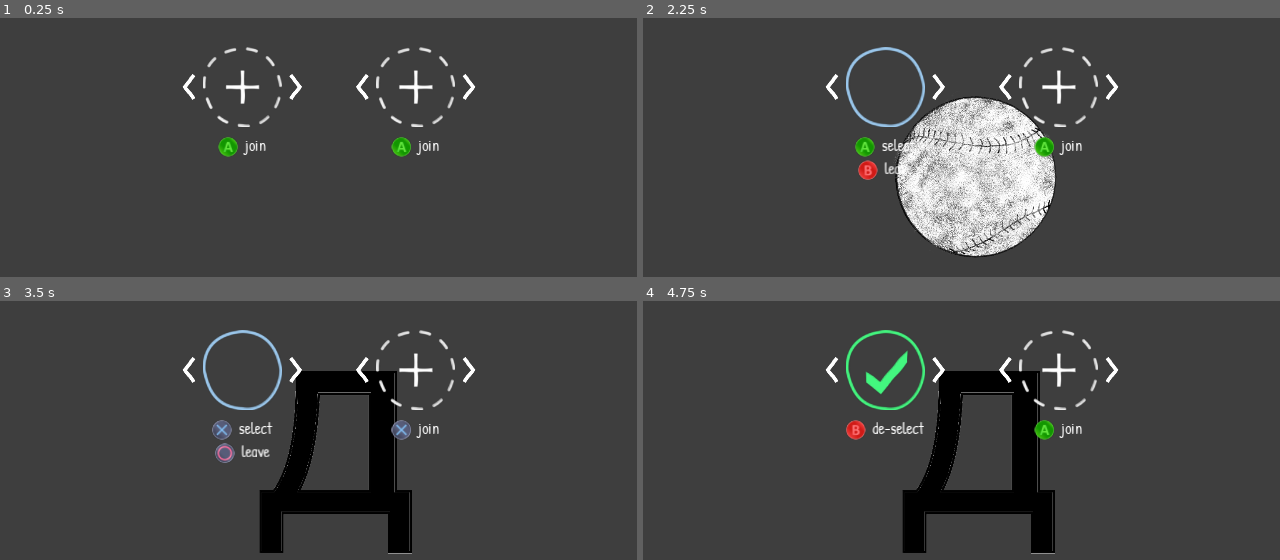
Above: before the commit, frames 1-4 (two rows, left to right).
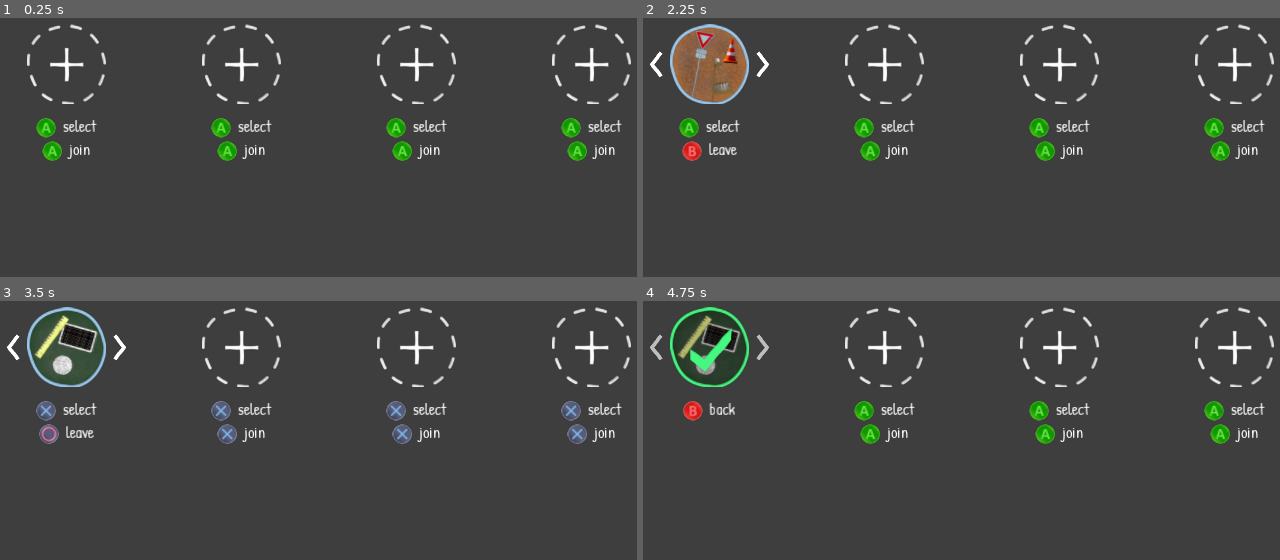
Above: after the commit, the same moments.

Repository: Giildo/game-jam-2023
Game: Godot game, scene res://lobby/lobby.tscn
Same seed, same stepped clock (60 frames per second), same inputs: the game is played once before the commit and once after it. This scene is started directly instead of the project's main scene. The engine's default icon, where the game draws it, is replaced by a stand-in: a white triangle on a blue panel in a dark square.
Inputs (mouse positions are in pixels of both pictures, inside the frame that each line leads up to):
- Up to frame 1 (0.25 s): no input
- Up to frame 2 (2.25 s): click (834, 87) at 0.52 s; click (936, 87) at 1.27 s; tap Enter at 2 s; hold Right (p1_right) from 2.03 s (still down)
- Up to frame 3 (3.5 s): tap Space at 2.75 s; release Right (p1_right) at 2.78 s; hold Left (p1_left) from 2.78 s (still down)
- Up to frame 4 (4.75 s): tap Enter at 3.5 s; release Left (p1_left) at 3.53 s; hold Right (p1_right) from 3.53 s (still down)

The runs differ from the first frame. In frame 1, 5.2% of the frame differs, in the area x 4-100%, y 2-56%; in frame 2, 20%, in the area x 1-100%, y 2-93%; in frame 3, 14%; in frame 4, 15%.

Commit message:
finished lobby

Diff:
--- /dev/null
+++ b/lobby/icons/buttons/start_icon.tres
@@ -0,0 +1,12 @@
+[gd_resource type="AnimatedTexture" load_steps=3 format=2]
+
+[ext_resource path="res://lobby/icons/buttons/StartXBox.png" type="Texture" id=1]
+[ext_resource path="res://lobby/icons/buttons/OptionsPS.png" type="Texture" id=2]
+
+[resource]
+flags = 5
+frames = 2
+fps = 1.0
+frame_0/texture = ExtResource( 1 )
+frame_1/texture = ExtResource( 2 )
+frame_1/delay_sec = 0.0
--- a/lobby/lobby.gd
+++ b/lobby/lobby.gd
@@ -1,19 +1,50 @@
 extends Control
 
 var players: Array = []
+
+signal game_start_requested(characters)
+
+var players_count = 0
+var can_play = false
+
+
+func _input(event):
+	if event is InputEventJoypadButton and event.is_pressed() and not event.is_echo():
+		if event.button_index == JOY_START and can_play and visible:
+			start_game()
+
 
 func _ready():
 	players = $Players.get_children()
 	for p in players:
 		p.connect("type_selected", self, "_on_player_selection")
 		p.connect("type_deselected", self, "_on_player_deselection")
-
+	_update_play_status()
 
 func _on_player_selection(type):
+	players_count += 1
 	for p in players:
 		(p as PlayerIcon).set_type_available(type, false)
+	_update_play_status()
 
 
 func _on_player_deselection(type):
+	players_count -= 1
 	for p in players:
 		(p as PlayerIcon).set_type_available(type, true)
+	_update_play_status()
+
+
+func _update_play_status():
+	print(players_count)
+	can_play = (players_count >= 2)
+	$PlayTooltip.visible = can_play
+
+
+func start_game():
+	var characters = []
+	for p in players:
+		characters.append((p.selected_type))
+
+	emit_signal("game_start_requested", characters)
+	hide()
--- a/lobby/lobby.tscn
+++ b/lobby/lobby.tscn
@@ -1,7 +1,60 @@
-[gd_scene load_steps=3 format=2]
+[gd_scene load_steps=8 format=2]
 
 [ext_resource path="res://lobby/lobby.gd" type="Script" id=1]
 [ext_resource path="res://lobby/player_icon.tscn" type="PackedScene" id=2]
+[ext_resource path="res://lobby/PatrickHand-Regular.ttf" type="DynamicFontData" id=3]
+[ext_resource path="res://lobby/icons/buttons/start_icon.tres" type="Texture" id=4]
+
+[sub_resource type="DynamicFont" id=3]
+size = 80
+use_mipmaps = true
+use_filter = true
+extra_spacing_top = -8
+font_data = ExtResource( 3 )
+
+[sub_resource type="Animation" id=1]
+resource_name = "Blink"
+length = 2.0
+loop = true
+tracks/0/type = "value"
+tracks/0/path = NodePath(".:modulate")
+tracks/0/interp = 1
+tracks/0/loop_wrap = true
+tracks/0/imported = false
+tracks/0/enabled = true
+tracks/0/keys = {
+"times": PoolRealArray( 0, 1 ),
+"transitions": PoolRealArray( -2, -2 ),
+"update": 0,
+"values": [ Color( 1, 1, 1, 1 ), Color( 1, 1, 1, 0 ) ]
+}
+
+[sub_resource type="Animation" id=2]
+length = 0.001
+tracks/0/type = "value"
+tracks/0/path = NodePath("MarginContainer/Label:modulate")
+tracks/0/interp = 1
+tracks/0/loop_wrap = true
+tracks/0/imported = false
+tracks/0/enabled = true
+tracks/0/keys = {
+"times": PoolRealArray( 0 ),
+"transitions": PoolRealArray( 1 ),
+"update": 0,
+"values": [ Color( 1, 1, 1, 1 ) ]
+}
+tracks/1/type = "value"
+tracks/1/path = NodePath(".:modulate")
+tracks/1/interp = 1
+tracks/1/loop_wrap = true
+tracks/1/imported = false
+tracks/1/enabled = true
+tracks/1/keys = {
+"times": PoolRealArray( 0 ),
+"transitions": PoolRealArray( 1 ),
+"update": 0,
+"values": [ Color( 1, 1, 1, 1 ) ]
+}
 
 [node name="Lobby" type="Control"]
 anchor_right = 1.0
@@ -18,19 +71,68 @@
 anchor_top = 0.5
 anchor_right = 0.5
 anchor_bottom = 0.5
-margin_left = -768.0
-margin_top = -161.0
-margin_right = 768.0
-margin_bottom = 161.0
-custom_constants/separation = 128
+margin_left = -892.0
+margin_top = -223.0
+margin_right = 892.0
+margin_bottom = 127.0
+rect_pivot_offset = Vector2( 897, 153 )
+custom_constants/separation = 70
 alignment = 1
 
 [node name="P1" parent="Players" instance=ExtResource( 2 )]
-margin_left = 416.0
-margin_right = 704.0
-margin_bottom = 326.0
+margin_left = 87.0
+margin_right = 437.0
+margin_bottom = 350.0
 
 [node name="P2" parent="Players" instance=ExtResource( 2 )]
-margin_left = 832.0
-margin_right = 1120.0
-margin_bottom = 326.0
+margin_left = 507.0
+margin_right = 857.0
+margin_bottom = 350.0
+
+[node name="P3" parent="Players" instance=ExtResource( 2 )]
+margin_left = 927.0
+margin_right = 1277.0
+margin_bottom = 350.0
+
+[node name="P4" parent="Players" instance=ExtResource( 2 )]
+margin_left = 1347.0
+margin_right = 1697.0
+margin_bottom = 350.0
+
+[node name="PlayTooltip" type="HBoxContainer" parent="."]
+anchor_left = 0.5
+anchor_top = 1.0
+anchor_right = 0.5
+anchor_bottom = 1.0
+margin_left = -257.0
+margin_top = -222.0
+margin_right = 257.0
+margin_bottom = -94.0
+custom_constants/separation = 22
+alignment = 1
+
+[node name="TextureRect" type="TextureRect" parent="PlayTooltip"]
+margin_right = 128.0
+margin_bottom = 128.0
+rect_min_size = Vector2( 128, 128 )
+texture = ExtResource( 4 )
+expand = true
+stretch_mode = 6
+
+[node name="MarginContainer" type="MarginContainer" parent="PlayTooltip"]
+margin_left = 150.0
+margin_right = 514.0
+margin_bottom = 128.0
+custom_constants/margin_top = 16
+
+[node name="Label" type="Label" parent="PlayTooltip/MarginContainer"]
+margin_top = 21.0
+margin_right = 364.0
+margin_bottom = 122.0
+custom_fonts/font = SubResource( 3 )
+text = "START GAME"
+
+[node name="AnimationPlayer" type="AnimationPlayer" parent="PlayTooltip"]
+autoplay = "Blink"
+anims/Blink = SubResource( 1 )
+anims/RESET = SubResource( 2 )
--- a/lobby/player_icon.gd
+++ b/lobby/player_icon.gd
@@ -12,14 +12,14 @@
 var player_id = null
 var is_assigned = false setget _set_assigned
 var is_selected = false setget _set_selected
-var selected_index = 0
+var selected_type = 0
 
 var types = {
-	Spawner.CharactersType.BUILDER: {'texture': preload("res://blocs/student/ball.png"), 'available': true},
-	Spawner.CharactersType.DOCTOR: {'texture': preload("res://blocs/student/ruler.png"), 'available': true},
-	Spawner.CharactersType.GAMER: {'texture': preload("res://blocs/translator/4.png"), 'available': true},
-	Spawner.CharactersType.STUDENT: {'texture': preload("res://blocs/translator/d.png"), 'available': true},
-	Spawner.CharactersType.TRANSLATOR: {'texture': preload("res://blocs/translator/m.png"), 'available': true},
+	Spawner.CharactersType.BUILDER: {'texture': preload("res://lobby/icons/characters/Builder.png"), 'available': true},
+	Spawner.CharactersType.DOCTOR: {'texture': preload("res://lobby/icons/characters/Doctor.png"), 'available': true},
+	Spawner.CharactersType.GAMER: {'texture': preload("res://lobby/icons/characters/Gamer.png"), 'available': true},
+	Spawner.CharactersType.STUDENT: {'texture': preload("res://lobby/icons/characters/Student.png"), 'available': true},
+	Spawner.CharactersType.TRANSLATOR: {'texture': preload("res://lobby/icons/characters/Translator.png"), 'available': true},
 }
 
 signal type_selected(type)
@@ -29,14 +29,16 @@
 func _ready():
 	_set_selected(false)
 	_set_assigned(false)
+	_update_type_icon()
 	player_id = get_index() + 1
 
 
 func _input(event: InputEvent):
-	if event.is_pressed():
+	if event.is_pressed() and not event.is_echo():
 		if event.is_action("p%d_accept" % player_id):
 			if is_assigned:
-				_set_selected(true)
+				if types[selected_type].available:
+					_set_selected(true)
 			else:
 				_set_assigned(true)
 		elif event.is_action("p%d_back" % player_id):
@@ -47,20 +49,35 @@
 
 		if is_assigned and not is_selected:
 			if event.is_action("p%d_left" % player_id):
-				selected_index = (selected_index - 1 + types.size()) % types.size()
+				selected_type = (selected_type - 1 + types.size()) % types.size()
+				$HBoxContainer/AnimationPlayer.root_node = $HBoxContainer/Left.get_path()
 				_update_type()
 			elif event.is_action("p%d_right" % player_id):
-				selected_index = (selected_index + 1) % types.size()
+				selected_type = (selected_type + 1) % types.size()
+				$HBoxContainer/AnimationPlayer.root_node = $HBoxContainer/Right.get_path()
 				_update_type()
 
 
 func set_type_available(type, is_available):
 	types[type].available = is_available
+	_update_type_icon()
 
 
 func _update_type():
-	$HBoxContainer/Icon/Character.texture = types[selected_index].texture
-	$HBoxContainer/Icon.texture = icon_select if types[selected_index].available else icon_invalid
+	$HBoxContainer/AnimationPlayer.play("Stretch")
+	$HBoxContainer/Icon/Character/AnimationPlayer.play("Fade")
+
+
+func _update_type_icon():
+	$HBoxContainer/Icon/Character.texture = types[selected_type].texture
+	$Tooltips/TooltipSelect.visible = true
+	if is_assigned:
+		if is_selected:
+			$HBoxContainer/Icon.texture = icon_ready
+		else:
+			$HBoxContainer/Icon.texture = icon_select if types[selected_type].available else icon_invalid
+			$HBoxContainer/Icon/Character.self_modulate = Color.white if types[selected_type].available else Color.gray
+			$Tooltips/TooltipSelect.visible = types[selected_type].available
 
 func _set_assigned(value: bool):
 	$HBoxContainer/Icon.texture = icon_select if value else icon_join
@@ -68,17 +85,26 @@
 	$Tooltips/TooltipJoin/Buttons.texture = back_icon if value else ok_icon
 	$Tooltips/TooltipJoin/Label.text = "leave" if value else "join"
 	$Tooltips/TooltipSelect.visible = value
+	$HBoxContainer/Left.visible = value
+	$HBoxContainer/Right.visible = value
 	is_assigned = value
-
+	_update_type_icon()
 
 func _set_selected(value: bool):
 	$HBoxContainer/Icon.texture = icon_ready if value else icon_select
 	$Tooltips/TooltipSelect/Buttons.texture = back_icon if value else ok_icon
-	$Tooltips/TooltipSelect/Label.text = "de-select" if value else "select"
+	$Tooltips/TooltipSelect/Label.text = "back" if value else "select"
 	$Tooltips/TooltipJoin.visible = not value
 	is_selected = value
 
+
 	if value:
-		emit_signal("type_selected", selected_index)
+		$HBoxContainer/Icon/Character.self_modulate = Color.gray
+		$HBoxContainer/Left.modulate = Color.gray
+		$HBoxContainer/Right.modulate = Color.gray
+		emit_signal("type_selected", selected_type)
 	else:
-		emit_signal("type_selected", selected_index)
+		$HBoxContainer/Icon/Character.self_modulate = Color.white
+		$HBoxContainer/Left.modulate = Color.white
+		$HBoxContainer/Right.modulate = Color.white
+		emit_signal("type_deselected", selected_type)
--- a/lobby/player_icon.tscn
+++ b/lobby/player_icon.tscn
@@ -1,7 +1,7 @@
-[gd_scene load_steps=11 format=2]
+[gd_scene load_steps=15 format=2]
 
 [ext_resource path="res://gui/assets/font_32.tres" type="DynamicFont" id=1]
-[ext_resource path="res://icon.png" type="Texture" id=2]
+[ext_resource path="res://lobby/icons/characters/Builder.png" type="Texture" id=2]
 [ext_resource path="res://lobby/arrow.png" type="Texture" id=3]
 [ext_resource path="res://lobby/player_icon.gd" type="Script" id=5]
 [ext_resource path="res://lobby/icons/buttons/back_icon.tres" type="Texture" id=6]
@@ -11,11 +11,140 @@
 [ext_resource path="res://lobby/icons/IconeInvalid.png" type="Texture" id=10]
 [ext_resource path="res://lobby/icons/IconeJoin.png" type="Texture" id=11]
 
+[sub_resource type="Animation" id=1]
+resource_name = "Fade"
+length = 0.2
+tracks/0/type = "value"
+tracks/0/path = NodePath(".:modulate")
+tracks/0/interp = 1
+tracks/0/loop_wrap = true
+tracks/0/imported = false
+tracks/0/enabled = true
+tracks/0/keys = {
+"times": PoolRealArray( 0, 0.1, 0.2 ),
+"transitions": PoolRealArray( -2, -2, -2 ),
+"update": 0,
+"values": [ Color( 1, 1, 1, 1 ), Color( 1, 1, 1, 0 ), Color( 1, 1, 1, 1 ) ]
+}
+tracks/1/type = "method"
+tracks/1/path = NodePath("../../..")
+tracks/1/interp = 1
+tracks/1/loop_wrap = true
+tracks/1/imported = false
+tracks/1/enabled = true
+tracks/1/keys = {
+"times": PoolRealArray( 0.1 ),
+"transitions": PoolRealArray( 1 ),
+"values": [ {
+"args": [  ],
+"method": "_update_type_icon"
+} ]
+}
+tracks/2/type = "value"
+tracks/2/path = NodePath(".:rect_scale")
+tracks/2/interp = 1
+tracks/2/loop_wrap = true
+tracks/2/imported = false
+tracks/2/enabled = true
+tracks/2/keys = {
+"times": PoolRealArray( 0, 0.1, 0.2 ),
+"transitions": PoolRealArray( 2, 0.5, 1 ),
+"update": 0,
+"values": [ Vector2( 1, 1 ), Vector2( 0, 0 ), Vector2( 1, 1 ) ]
+}
+
+[sub_resource type="Animation" id=2]
+length = 0.001
+tracks/0/type = "value"
+tracks/0/path = NodePath(".:modulate")
+tracks/0/interp = 1
+tracks/0/loop_wrap = true
+tracks/0/imported = false
+tracks/0/enabled = true
+tracks/0/keys = {
+"times": PoolRealArray( 0 ),
+"transitions": PoolRealArray( 1 ),
+"update": 0,
+"values": [ Color( 1, 1, 1, 1 ) ]
+}
+tracks/1/type = "value"
+tracks/1/path = NodePath(".:rect_scale")
+tracks/1/interp = 1
+tracks/1/loop_wrap = true
+tracks/1/imported = false
+tracks/1/enabled = true
+tracks/1/keys = {
+"times": PoolRealArray( 0 ),
+"transitions": PoolRealArray( 1 ),
+"update": 0,
+"values": [ Vector2( 1, 1 ) ]
+}
+
+[sub_resource type="Animation" id=3]
+length = 0.001
+tracks/0/type = "value"
+tracks/0/path = NodePath(".:rect_scale")
+tracks/0/interp = 1
+tracks/0/loop_wrap = true
+tracks/0/imported = false
+tracks/0/enabled = true
+tracks/0/keys = {
+"times": PoolRealArray( 0 ),
+"transitions": PoolRealArray( 1 ),
+"update": 0,
+"values": [ Vector2( 1, 1 ) ]
+}
+tracks/1/type = "bezier"
+tracks/1/path = NodePath(".:rect_scale:x")
+tracks/1/interp = 1
+tracks/1/loop_wrap = true
+tracks/1/imported = false
+tracks/1/enabled = true
+tracks/1/keys = {
+"points": PoolRealArray( 1, -0.25, 0, 0.25, 0 ),
+"times": PoolRealArray( 0 )
+}
+tracks/2/type = "bezier"
+tracks/2/path = NodePath(".:rect_scale:y")
+tracks/2/interp = 1
+tracks/2/loop_wrap = true
+tracks/2/imported = false
+tracks/2/enabled = true
+tracks/2/keys = {
+"points": PoolRealArray( 1, -0.25, 0, 0.25, 0 ),
+"times": PoolRealArray( 0 )
+}
+
+[sub_resource type="Animation" id=4]
+resource_name = "Stretch"
+length = 0.2
+step = 0.05
+tracks/0/type = "bezier"
+tracks/0/path = NodePath(".:rect_scale:x")
+tracks/0/interp = 1
+tracks/0/loop_wrap = true
+tracks/0/imported = false
+tracks/0/enabled = true
+tracks/0/keys = {
+"points": PoolRealArray( 1, -0.25, 0, 0, 2.34086, 1, -0.15, -0.0194939, 0.25, 0 ),
+"times": PoolRealArray( 0, 0.2 )
+}
+tracks/1/type = "bezier"
+tracks/1/path = NodePath(".:rect_scale:y")
+tracks/1/interp = 1
+tracks/1/loop_wrap = true
+tracks/1/imported = false
+tracks/1/enabled = true
+tracks/1/keys = {
+"points": PoolRealArray( 1, -0.25, 0, 0.1, 1.01057, 1, -0.15, 0.01938, 0.25, 0 ),
+"times": PoolRealArray( 0, 0.2 )
+}
+
 [node name="PlayerIcon" type="VBoxContainer"]
 margin_right = 250.0
 margin_bottom = 230.0
-rect_min_size = Vector2( 250, 0 )
-custom_constants/separation = 24
+rect_min_size = Vector2( 350, 350 )
+custom_constants/separation = 32
 alignment = 1
 script = ExtResource( 5 )
 ok_icon = ExtResource( 7 )
@@ -26,22 +155,25 @@
 icon_ready = ExtResource( 9 )
 
 [node name="HBoxContainer" type="HBoxContainer" parent="."]
-margin_right = 288.0
-margin_bottom = 192.0
+margin_top = 8.0
+margin_right = 350.0
+margin_bottom = 200.0
 custom_constants/separation = 16
 alignment = 1
 
 [node name="Left" type="TextureButton" parent="HBoxContainer"]
-margin_right = 32.0
+margin_left = 31.0
+margin_right = 63.0
 margin_bottom = 192.0
 rect_min_size = Vector2( 32, 32 )
+rect_pivot_offset = Vector2( 23, 96 )
 texture_normal = ExtResource( 3 )
 expand = true
 stretch_mode = 5
 
 [node name="Icon" type="TextureRect" parent="HBoxContainer"]
-margin_left = 48.0
-margin_right = 240.0
+margin_left = 79.0
+margin_right = 271.0
 margin_bottom = 192.0
 rect_min_size = Vector2( 192, 192 )
 texture = ExtResource( 11 )
@@ -49,39 +181,50 @@
 stretch_mode = 6
 
 [node name="Character" type="TextureRect" parent="HBoxContainer/Icon"]
-visible = false
 show_behind_parent = true
 anchor_left = 0.5
 anchor_top = 0.5
 anchor_right = 0.5
 anchor_bottom = 0.5
-margin_left = -32.0
-margin_top = -32.0
-margin_right = 32.0
-margin_bottom = 32.0
+margin_left = -91.0
+margin_top = -91.0
+margin_right = 91.0
+margin_bottom = 91.0
+rect_pivot_offset = Vector2( 90, 90 )
 texture = ExtResource( 2 )
-stretch_mode = 6
+expand = true
+stretch_mode = 6
+
+[node name="AnimationPlayer" type="AnimationPlayer" parent="HBoxContainer/Icon/Character"]
+anims/Fade = SubResource( 1 )
+anims/RESET = SubResource( 2 )
 
 [node name="Right" type="TextureButton" parent="HBoxContainer"]
-margin_left = 256.0
-margin_right = 288.0
+margin_left = 287.0
+margin_right = 319.0
 margin_bottom = 192.0
 rect_min_size = Vector2( 32, 32 )
+rect_pivot_offset = Vector2( 8, 96 )
 texture_normal = ExtResource( 3 )
 expand = true
 stretch_mode = 5
 flip_h = true
 
+[node name="AnimationPlayer" type="AnimationPlayer" parent="HBoxContainer"]
+root_node = NodePath("../Left")
+anims/RESET = SubResource( 3 )
+anims/Stretch = SubResource( 4 )
+
 [node name="Tooltips" type="VBoxContainer" parent="."]
-margin_top = 216.0
-margin_right = 288.0
-margin_bottom = 326.0
+margin_top = 232.0
+margin_right = 350.0
+margin_bottom = 342.0
 rect_min_size = Vector2( 0, 110 )
 custom_constants/separation = 8
 
 [node name="TooltipSelect" type="HBoxContainer" parent="Tooltips"]
-margin_left = 68.0
-margin_right = 220.0
+margin_left = 99.0
+margin_right = 251.0
 margin_bottom = 48.0
 size_flags_horizontal = 4
 custom_constants/separation = 16
@@ -103,9 +246,9 @@
 align = 1
 
 [node name="TooltipJoin" type="HBoxContainer" parent="Tooltips"]
-margin_left = 86.0
+margin_left = 117.0
 margin_top = 56.0
-margin_right = 202.0
+margin_right = 233.0
 margin_bottom = 104.0
 size_flags_horizontal = 4
 custom_constants/separation = 16
Binary file added: lobby/icons/buttons/OptionsPS.png
Not shown, added: lobby/icons/buttons/OptionsPS.png.import
Binary file added: lobby/icons/buttons/StartXBox.png
Not shown, added: lobby/icons/buttons/StartXBox.png.import
Binary file added: lobby/icons/characters/Builder.png
Not shown, added: lobby/icons/characters/Builder.png.import
Binary file added: lobby/icons/characters/Doctor.png
Not shown, added: lobby/icons/characters/Doctor.png.import
Binary file added: lobby/icons/characters/Gamer.png
Not shown, added: lobby/icons/characters/Gamer.png.import
Binary file added: lobby/icons/characters/Student.png
Not shown, added: lobby/icons/characters/Student.png.import
(and 2 more such lines)
